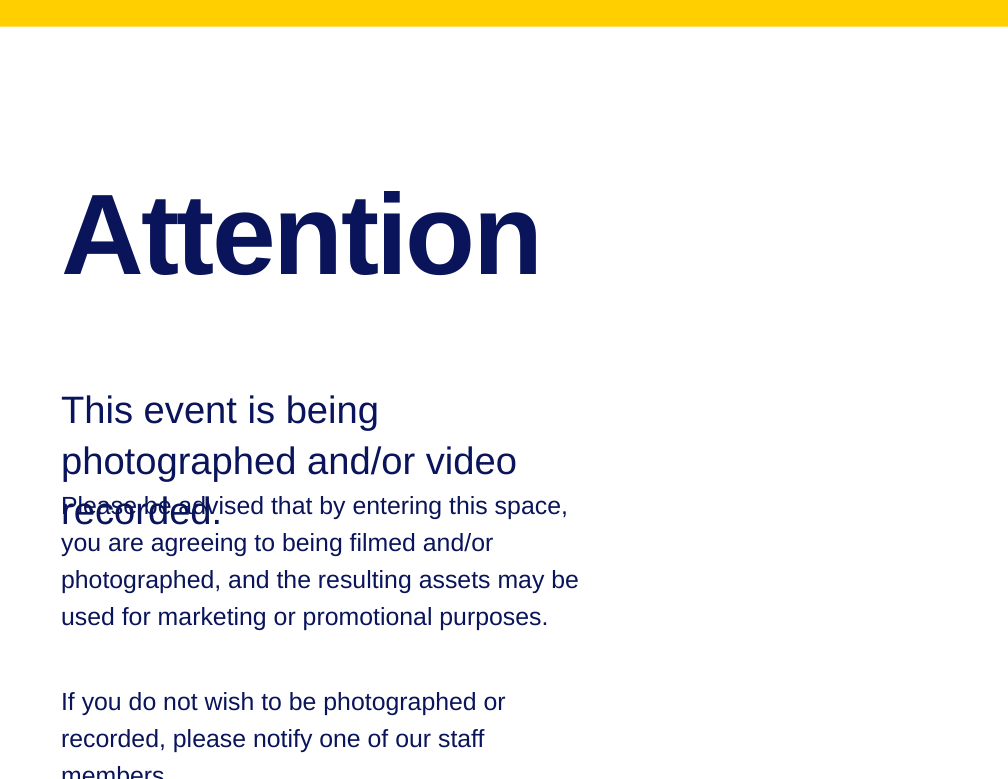
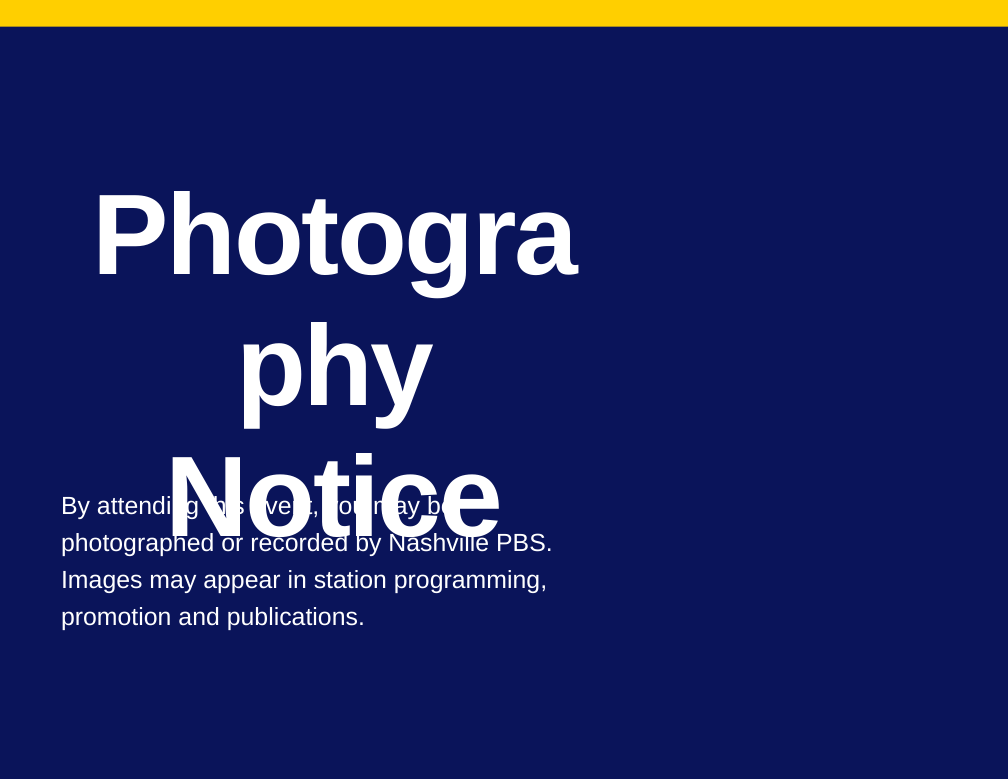
Before and after one commit to NashvillePBS/wnpt-lowerthird, a slide deck: slide 7 of templates/signs/NashvillePBS-EventSigns-Letter-Landscape.pptx. Drawn at 1008x779 pixels with LibreOffice and Linux fonts; fonts in the diff are those of the drawing; background and template pictures are left out. Boxes give left, top, right and bottom in pixels: in the first picture for what was removed or moved away, otherwise in the second. Text is boxed around its words. In the diff, an @@ line names an element or a change of style, - is before the commit and + after.

```diff
--- a/templates/signs/NashvillePBS-EventSigns-Letter-Landscape.pptx
+++ b/templates/signs/NashvillePBS-EventSigns-Letter-Landscape.pptx
@@ background #FFFFFF to #0A145A @@
@@ title at (x1=165, y1=453, x2=502, y2=556): text changed; text colour #0A145A to #FFFFFF @@
-Attention
+Photography Notice
@@ text at (x1=61, y1=494, x2=553, y2=630): text changed; size 30 to 19.5 pt; text colour #0A145A to #FFFFFF @@
-This event is being photographed and/or video recorded.
+By attending this event, you may be photographed or recorded by Nashville PBS. Images may appear in station programming, promotion and publications.
@@ text removed at (x1=61, y1=496, x2=579, y2=752) @@
-Please be advised that by entering this space, you are agreeing to being filmed and/or photographed, and the resulting assets may be used for marketing or promotional purposes.
-If you do not wish to be photographed or recorded, please notify one of our staff members.
-Thank you!
```
Also in this commit, not shown: 8 other slides changed, 6 other files.
